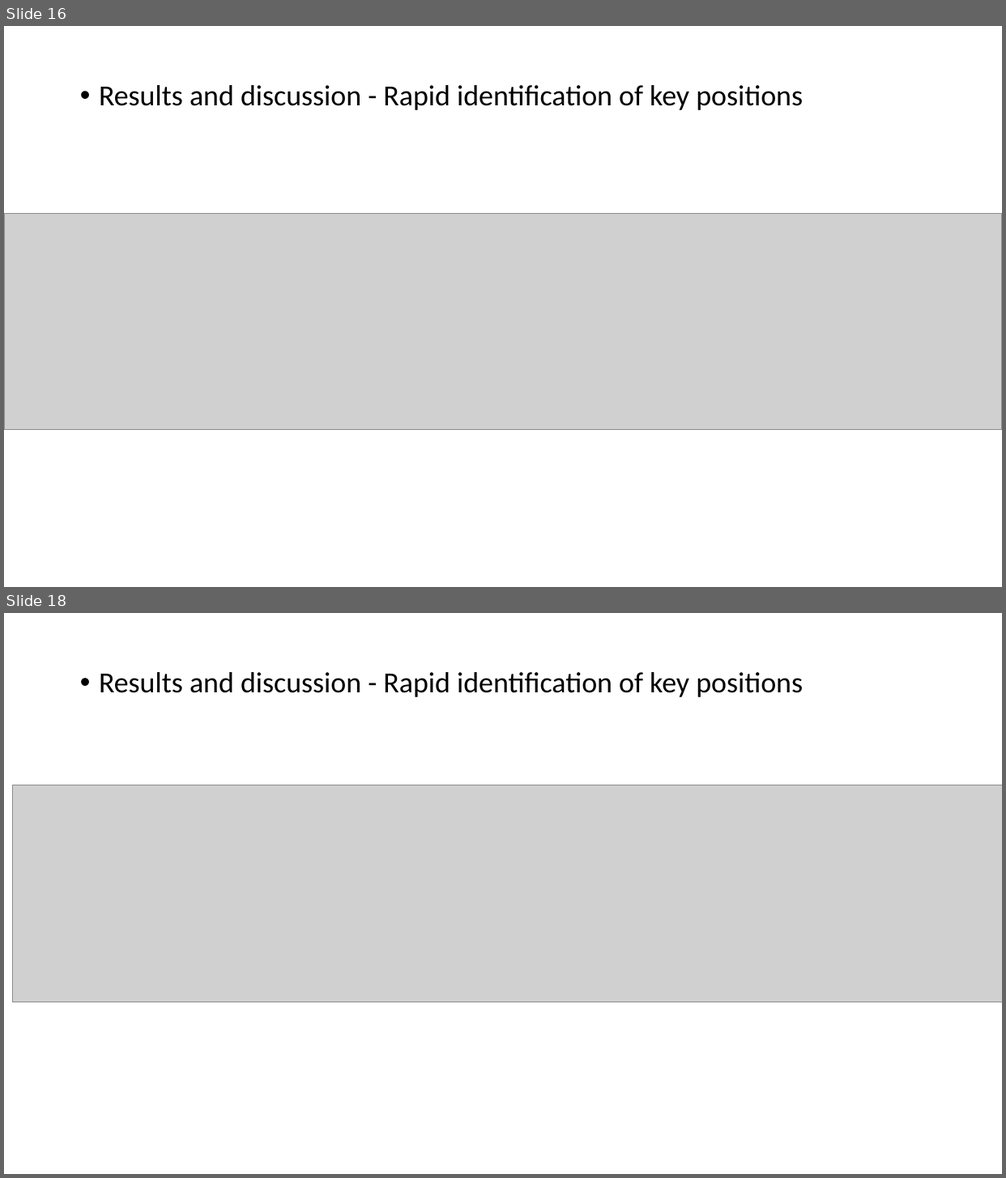
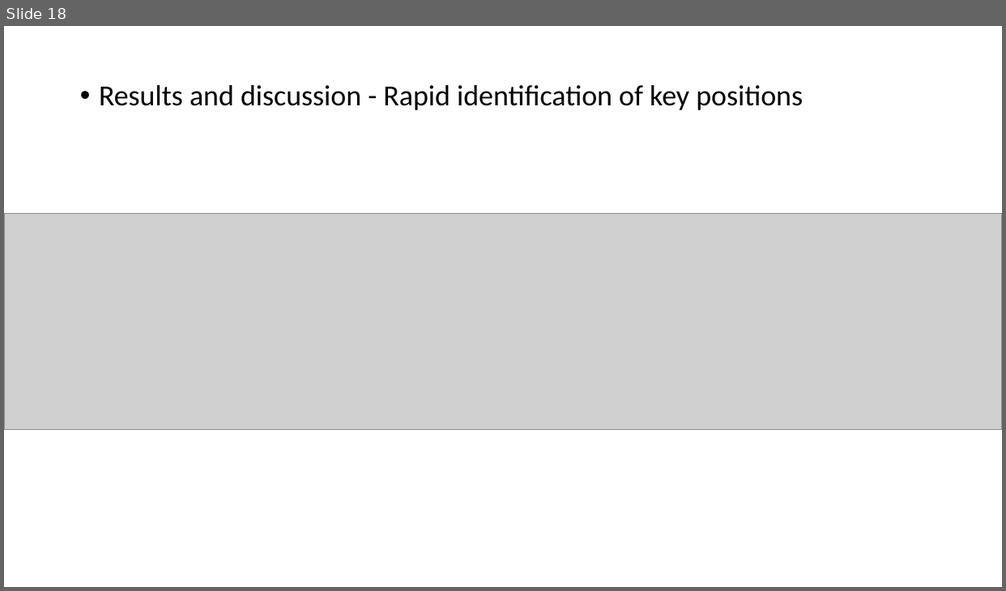
Before and after one commit to YanChengHuang/paper_implement, a slide deck: LA6mA/Presentation/LA6mA.pptx. Shown one above the other, each under a label of ours: slides 16 and 18 before the commit, slide 18 after it; the slides between them are not shown. The pictures are 1006x1178 and 1006x591 pixels, drawn with LibreOffice and Linux fonts; fonts in the diff are those of the drawing; grey boxes stand for pictures. Boxes give left, top, right and bottom in pixels: in the first picture for what was removed or moved away, otherwise in the second. Text is boxed around its words. In the diff, an @@ line names an element or a change of style, - is before the commit and + after.

```diff
--- a/LA6mA/Presentation/LA6mA.pptx
+++ b/LA6mA/Presentation/LA6mA.pptx
@@ slide 18 removed at box(4, 613, 1002, 1174), background #FFFFFF @@
@@ text removed at box(99, 672, 803, 697) @@
-• Results and discussion - Rapid identification of key positions
@@ picture removed at box(12, 786, 1002, 1002) @@
@@ what was slide 16 is now slide 18 @@
```
Also in this commit, not shown: 5 slides changed, 3 slides added, 1 other file.
